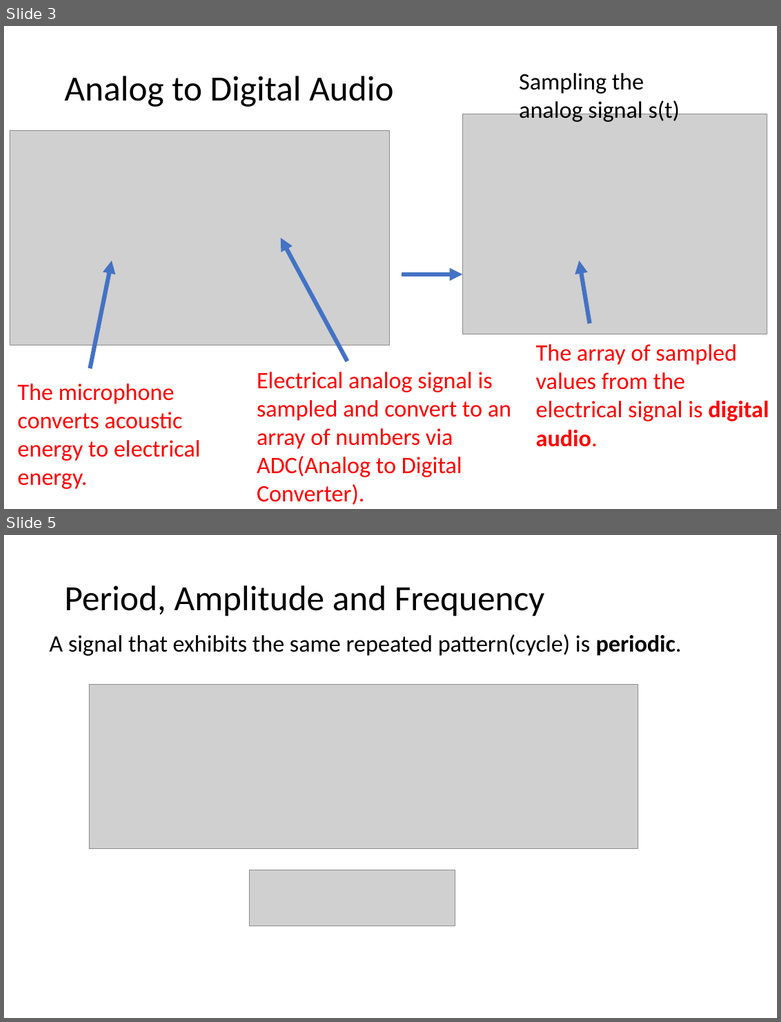
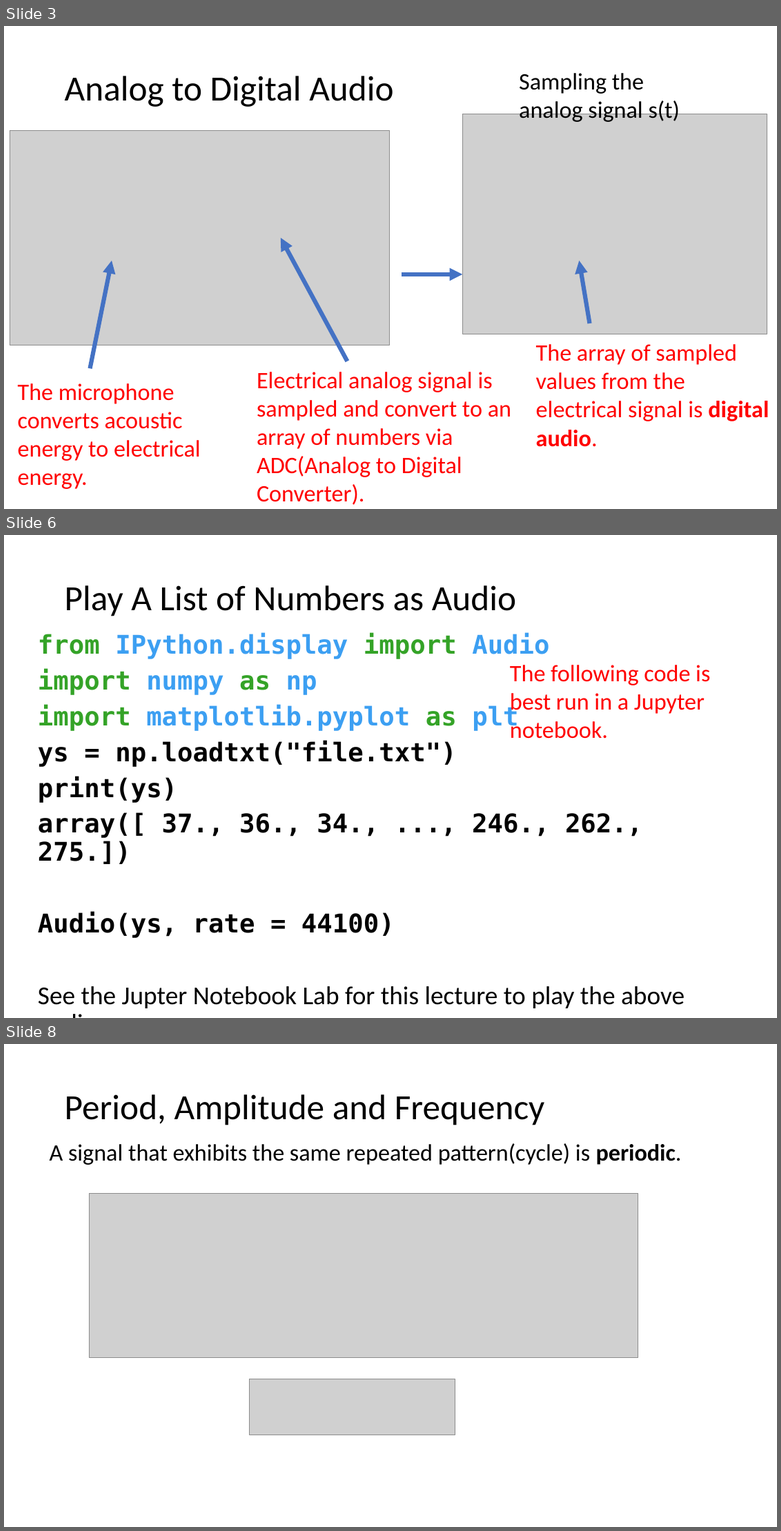
Before and after one commit to LongBaoNguyen/longbaonguyen.github.io, a slide deck: courses/apcsp/lect16.pptx. Shown one above the other, each under a label of ours: slides 3 and 5 before the commit, slides 3, 6 and 8 after it; the slides between them are not shown. The pictures are 781x1022 and 781x1531 pixels, drawn with LibreOffice and Linux fonts; fonts in the diff are those of the drawing; grey boxes stand for pictures; background and template pictures are left out. Boxes give left, top, right and bottom in pixels: in the first picture for what was removed or moved away, otherwise in the second. Text is boxed around its words. In the diff, an @@ line names an element or a change of style, - is before the commit and + after.

```diff
--- a/courses/apcsp/lect16.pptx
+++ b/courses/apcsp/lect16.pptx
@@ slide 6 added at [4,535,777,1018], background picture (left out) @@
@@ title added at [65,585,516,616], 33 pt, text #000000 @@
+Play A List of Numbers as Audio
@@ text added at [38,632,684,1008], 24 pt, text #000000, bold @@
+from IPython.display import Audio
+import numpy as np
+import matplotlib.pyplot as plt
+ys = np.loadtxt("file.txt")
+print(ys)
+array([ 37., 36., 34., ..., 246., 262., 275.])
+Audio(ys, rate = 44100)
+See the Jupter Notebook Lab for this lecture to play the above audio.
@@ text added at [510,665,710,739], 22 pt, text #FF0000 @@
+The following code is best run in a Jupyter notebook.
@@ what was slide 5 is now slide 8 @@
```
Also in this commit, not shown: 4 slides changed, 2 other slides added, 4 slides removed, 10 other files.
